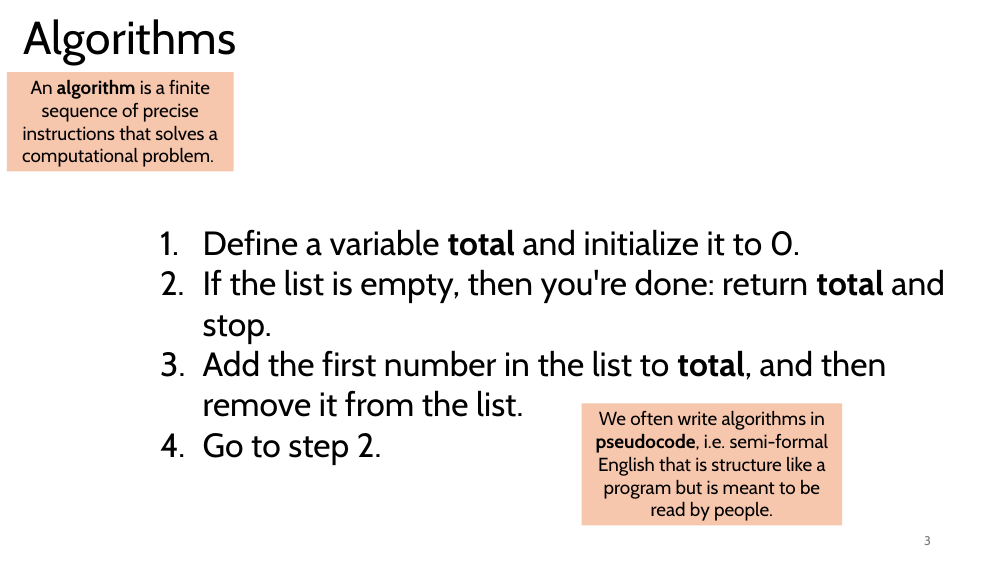
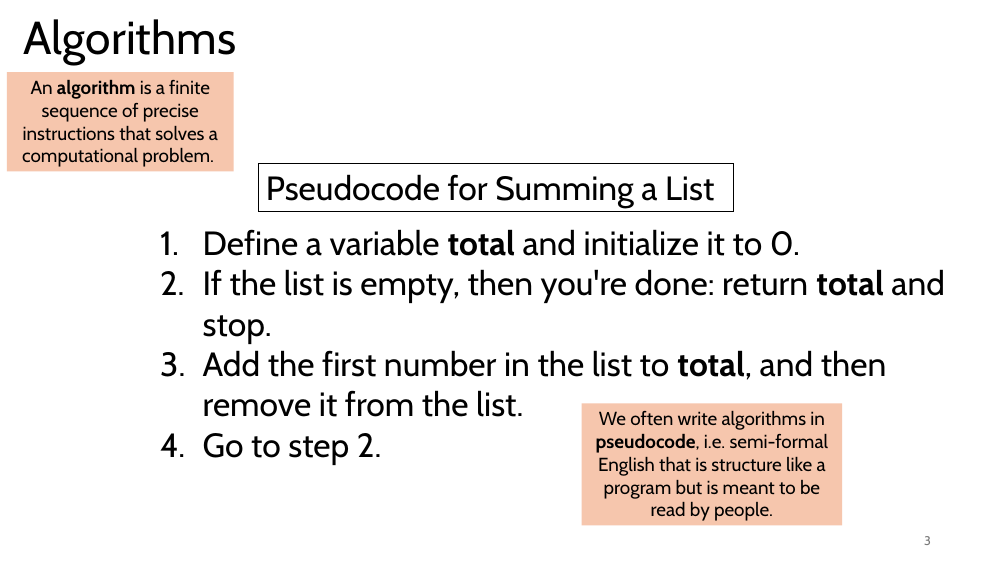
Before and after one commit to tjd1234/cmpt120fall2024, a slide deck: slide 3 of lecture_notes/chapter_algorithms/alg1_linear_search/chapter_linear_search.pptx. Drawn at 1008x567 pixels with LibreOffice and Linux fonts; fonts in the diff are those of the drawing. Boxes give left, top, right and bottom in pixels: in the first picture for what was removed or moved away, otherwise in the second. Text is boxed around its words. In the diff, an @@ line names an element or a change of style, - is before the commit and + after.

```diff
--- a/lecture_notes/chapter_algorithms/alg1_linear_search/chapter_linear_search.pptx
+++ b/lecture_notes/chapter_algorithms/alg1_linear_search/chapter_linear_search.pptx
@@ rectangle added at box(259, 164, 734, 212), outline #000000 0.75 pt, 32 pt, text #000000 @@
+Pseudocode for Summing a List
```
Also in this commit, not shown: 25 other slides changed, 8 slides added, 1 other file.
